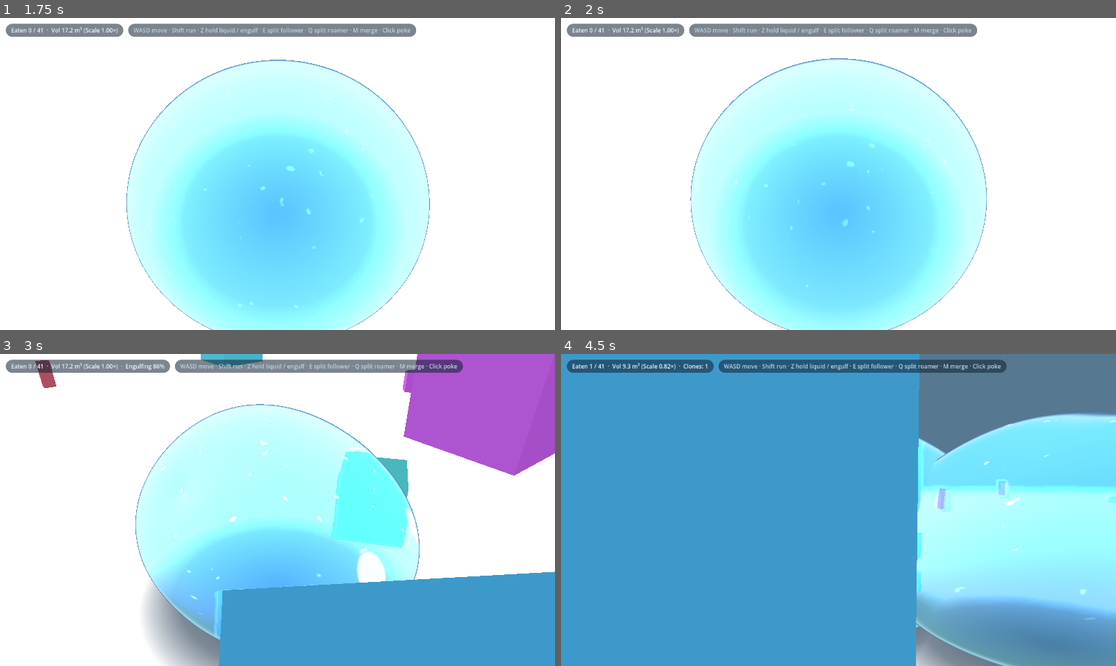
Above: before the commit, frames 1-4 (two rows, left to right).
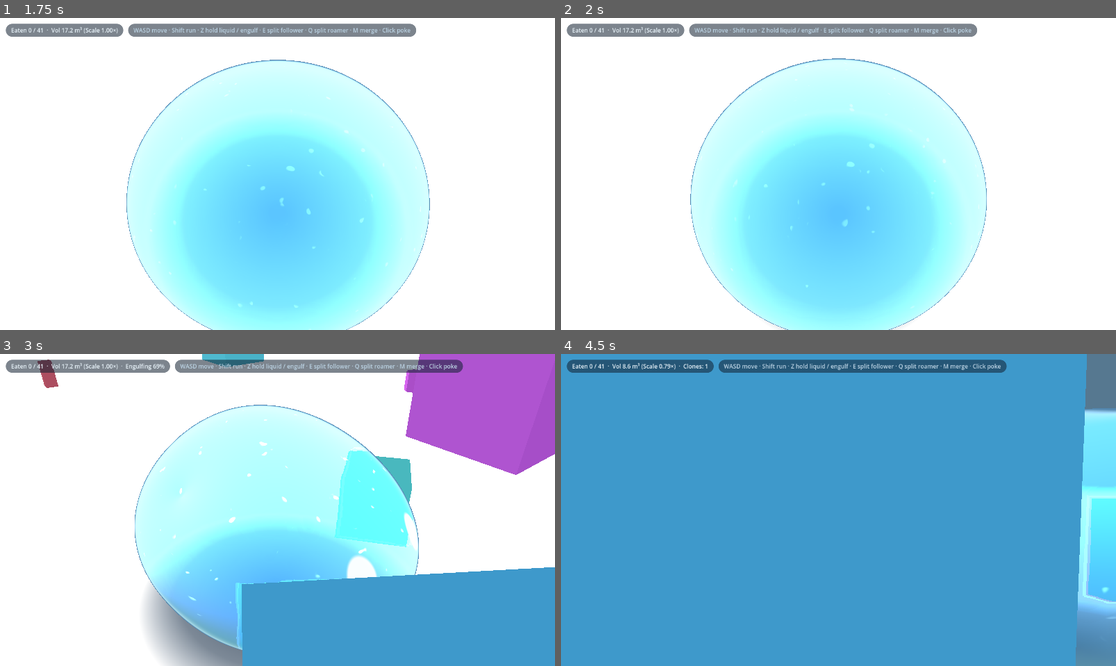
Above: after the commit, the same moments.

Repository: EN-rain/how-to-live-as-a-slime
Game: Godot game, scene res://scenes/main.tscn
Same seed, same stepped clock (60 frames per second), same inputs: the game is played once before the commit and once after it.
Inputs (mouse positions are in pixels of both pictures, inside the frame that each line leads up to):
- Up to frame 1 (1.75 s): tap Enter (ui_accept) at 0.5, 0.77, 1.07 s; move the mouse to (399, 158) at 0.52 s; hold D (move_right) 0.53-1.25 s; hold M (merge_clones) 0.53-1.25 s; click (399, 158) at 0.67 s; drag from (166, 189) to (249, 236) at 1.27 s
- Up to frame 2 (2 s): no input
- Up to frame 3 (3 s): move the mouse to (333, 441) at 2.02 s; hold D (move_right) 2.03-2.75 s; hold Shift (run) 2.03-2.75 s; drag from (249, 572) to (111, 463) at 2.77 s
- Up to frame 4 (4.5 s): move the mouse to (1005, 556) at 3.52 s; hold A (move_left) 3.53-4.25 s; hold E (split_follow) 3.53-4.25 s; tap Enter (ui_accept) at 3.77, 4.07 s; drag from (672, 463) to (755, 432) at 4.27 s

Frame 1 is identical in both runs. In frame 2, 0.1% of the frame differs, in the area x 23-77%, y 12-100%; in frame 3, 3.9%; in frame 4, 31%, in the area x 5-100%, y 0-100%.

Commit message:
Add heavy resistance, drag, recoil, and strain for near-slime-size objects

Diff:
--- a/scripts/hud.gd
+++ b/scripts/hud.gd
@@ -71,7 +71,14 @@
 			break
 
 	if active_engulf_p != null:
-		text += "  ·  Engulfing %d%%" % int(active_engulf_p.engulf_front * 100.0)
+		var s_vol: float = slime.get_volume()
+		var vr: float = active_engulf_p.real_volume / maxf(1e-4, s_vol)
+		if vr >= 0.75:
+			text += "  ·  Engulfing %d%% [Heavy Resistance]" % int(active_engulf_p.engulf_front * 100.0)
+		elif vr >= 0.45:
+			text += "  ·  Engulfing %d%% [Resisting]" % int(active_engulf_p.engulf_front * 100.0)
+		else:
+			text += "  ·  Engulfing %d%%" % int(active_engulf_p.engulf_front * 100.0)
 	elif slime.engulf_progress > 0.05:
 		text += "  ·  Z-Drape %d%%" % int(slime.engulf_progress * 100.0)
 	elif slime.liquid_amt > 0.5:
--- a/scripts/orbit_camera.gd
+++ b/scripts/orbit_camera.gd
@@ -75,10 +75,9 @@
 		_update_camera()
 	else:
 		target.y = lerpf(target.y, target_look_y, 0.1)
-	if follow.speed01 > follow_speed_threshold:
-		target.x = follow.position.x
-		target.z = follow.position.z
-		_update_camera()
+	target.x = follow.position.x
+	target.z = follow.position.z
+	_update_camera()
 
 
 func _update_camera() -> void:
--- a/scripts/props.gd
+++ b/scripts/props.gd
@@ -569,17 +569,28 @@
 	if best_w < INF:
 		var fit := clampf((best_w * 0.5 - 0.02 * S) / r_max, effective_min_squeeze, 1.0)
 		if fit < 1.0:
-			var to_gap_vec := spx - best_center
-			var dist_flow := absf(to_gap_vec.dot(best_flow_dir))
-			var dist_lat := absf(to_gap_vec.dot(best_dir))
-			# Squeeze begins on physical contact as the slime's front boundary reaches the opening
-			# (pillar depth half ~0.6m + slime radius ~2.15m = ~2.75m = ~1.32 * reach)
-			var touch_dist := reach * 1.35
-			if dist_flow < touch_dist and dist_lat < (best_w * 0.5 + reach):
-				var prox := clampf(1.0 - dist_flow / touch_dist, 0.0, 1.0)
-				prox = prox * prox * (3.0 - 2.0 * prox)
-				var lat_factor := clampf(1.0 - dist_lat / (best_w * 0.5 + reach * 0.8), 0.0, 1.0)
-				target = lerpf(1.0, fit, prox * lat_factor)
+			var to_gap_vec := best_center - spx
+			var dist_flow := to_gap_vec.x * best_flow_dir.x + to_gap_vec.y * best_flow_dir.y
+			var dist_lat := absf(to_gap_vec.x * best_dir.x + to_gap_vec.y * best_dir.y)
+
+			var corridor_half_len := 0.6 * S
+			var entrance_flow := dist_flow - corridor_half_len # distance from slime center to entrance
+			var exit_flow := dist_flow + corridor_half_len     # distance from slime center to exit
+
+			var max_lat := best_w * 0.5 + reach * 0.8
+			if dist_lat < max_lat:
+				if entrance_flow > 0.0 and entrance_flow < reach * 1.5:
+					# Slime front reaches entrance: squeeze smoothly from 1.0 down to fit
+					var t_enter := clampf((reach * 1.5 - entrance_flow) / (reach * 1.2), 0.0, 1.0)
+					t_enter = t_enter * t_enter * (3.0 - 2.0 * t_enter)
+					var lat_factor := clampf(1.0 - dist_lat / max_lat, 0.0, 1.0)
+					target = lerpf(1.0, fit, t_enter * lat_factor)
+				elif entrance_flow <= 0.0 and exit_flow > -reach * 1.2:
+					# Inside corridor: maintain fit squeeze until back exits
+					target = fit
+				elif exit_flow <= -reach * 1.2:
+					# Fully exited corridor: snap back to round
+					target = 1.0
 
 	# Fix 16: Once slime has fully passed through, release squeeze quickly using squeeze_in_rate
 	var rate: float
@@ -602,9 +613,11 @@
 		# Smooth funneling force: gently guide slime toward the gap centerline as it moves
 		var lateral_offset := (spx - best_center).dot(best_dir)
 		var to_gap := Vector3(best_center.x - sp.x, 0.0, best_center.y - sp.z)
-		var moving_toward := s.velocity.dot(to_gap) > 0.0 or to_gap.length() < reach * 1.5
-		if moving_toward and (spx - best_center).length() < reach * 2.2:
-			var align_factor := (1.0 - s.squeeze_k) * clampf(1.0 - absf(lateral_offset) / (reach * 1.6), 0.0, 1.0)
+		var moving_toward := s.velocity.dot(to_gap) > -0.5 or to_gap.length() < reach * 2.0
+		if moving_toward and (spx - best_center).length() < reach * 2.5:
+			var dist_to_gap := (spx - best_center).length()
+			var dist_factor := clampf(1.0 - dist_to_gap / (reach * 2.2), 0.0, 1.0)
+			var align_factor := clampf(1.0 - absf(lateral_offset) / (reach * 1.8), 0.0, 1.0) * maxf(0.35, dist_factor)
 			# Guide firmly along gap centerline
 			var funnel_push := -Vector3(best_dir.x, 0.0, best_dir.y) * lateral_offset * align_factor * 12.0 * dt
 			s.position += funnel_push
@@ -695,19 +708,38 @@
 		var nz0 := dz / d
 		var inward_speed := s.velocity.x * nx0 + s.velocity.z * nz0
 
-		# Advance engulf front when pushing inward; push back out if backing away
+		# Resistance factor: 0.0 for tiny items, ramping up steeply for objects near slime size
+		var size_resistance := clampf((vol_ratio - 0.20) / 0.80, 0.0, 1.0)
+
+		# 1. Viscous Speed Drag:
+		# Pushing into objects near slime size heavily resists forward movement down to a crawl
+		if inward_speed > 0.0:
+			var allowed_speed := lerpf(s.cur_max, s.cur_max * 0.15, pow(size_resistance, 1.4))
+			if inward_speed > allowed_speed:
+				var excess := inward_speed - allowed_speed
+				s.velocity.x -= nx0 * excess
+				s.velocity.z -= nz0 * excess
+				inward_speed = allowed_speed
+
+		# 2. Advance Engulf Front:
+		# Tiny props (< 20%): fast gulp (rate ~ 3.5 - 4.5)
+		# Medium props (50%): steady strain (rate ~ 1.0)
+		# Props near slime size (> 80%): heavy resistance, steep slowdown (rate ~ 0.06 - 0.2)
 		if inward_speed > 0.1:
-			# Advance rate scales down as prop size approaches slime size:
-			# < 10% ratio: nearly instant (rate ~ 5.0)
-			# 50% ratio: moderate strain (rate ~ 1.5)
-			# 90% ratio: heavy wall strain (rate ~ 0.35)
-			var advance_rate := 4.0 * pow(1.0 - vol_ratio, 1.6) + 0.25
+			var size_factor := pow(maxf(0.0, 1.0 - vol_ratio), 1.8)
+			var advance_rate := 3.8 * size_factor + 0.06 * (1.0 - size_resistance * 0.85)
 			p.engulf_front = minf(1.0, p.engulf_front + advance_rate * dt)
 		else:
-			# Push back: if player stops pushing, engulf front recedes
-			p.engulf_front = maxf(0.0, p.engulf_front - dt * 2.0)
-
-		# Physical positional constraint: slime body cannot penetrate deeper than allowed by current engulf_front!
+			# Elastic push back: if player lets go or stops pushing,
+			# an object near slime size pushes back forcefully!
+			var pushback_rate := 1.2 + 3.0 * size_resistance
+			p.engulf_front = maxf(0.0, p.engulf_front - dt * pushback_rate)
+			var recoil := 2.5 * size_resistance * (1.0 - p.engulf_front)
+			s.velocity.x -= nx0 * recoil * dt
+			s.velocity.z -= nz0 * recoil * dt
+
+		# 3. Physical Positional Constraint:
+		# Slime body cannot penetrate deeper than allowed by current engulf_front!
 		var max_allowed_pen := (sr_p + ro) * p.engulf_front
 		var current_pen := target
 		if current_pen > max_allowed_pen:
@@ -800,8 +832,17 @@
 			for c in contacts:
 				var pen := _calc_prop_penetration(s, c.prop, c.c_r)
 				if pen > 0.001:
-					s.position.x += c.normal.x * pen * 0.8
-					s.position.z += c.normal.z * pen * 0.8
+					var push := c.normal * pen * 0.75
+					if s.cur_gap_w < INF and s.sq_dir.length_squared() > 0.01:
+						# Never let single-wall lateral push overshoot past the gap centerline
+						var lat_axis := Vector3(s.sq_dir.x, 0.0, s.sq_dir.y)
+						var lat_push := push.dot(lat_axis)
+						var cur_offset := (Vector2(s.position.x, s.position.z) - s.cur_gap_center).dot(Vector2(lat_axis.x, lat_axis.z))
+						if (cur_offset > 0.0 and lat_push < 0.0) or (cur_offset < 0.0 and lat_push > 0.0):
+							var max_push := absf(cur_offset)
+							if absf(lat_push) > max_push:
+								push -= lat_axis * (lat_push - signf(lat_push) * max_push)
+					s.position += push
 
 	# Primary contact for splat & stick
 	var c0 := contacts[0]
@@ -965,7 +1006,14 @@
 		var unz := world_ez / dir_len
 
 		var r_gap := maxf(r * s.squeeze_k, 0.05 * S)
-		var r_flow := maxf(r * (1.0 + 0.5 * (1.0 - s.squeeze_k)), 0.05 * S)
+		# Only stretch along flow when aligned and within the gap corridor,
+		# never when approaching or hitting outside front faces!
+		var gap_corridor_factor := 1.0
+		if s.cur_gap_w < INF and sq_axis.length_squared() > 0.01:
+			var to_gap := Vector2(sp.x - s.cur_gap_center.x, sp.z - s.cur_gap_center.y)
+			var dist_flow := absf(to_gap.x * flow_axis.x + to_gap.y * flow_axis.z)
+			gap_corridor_factor = clampf(1.0 - maxf(0.0, dist_flow - he.z) / (0.8 * S), 0.0, 1.0)
+		var r_flow := maxf(r * (1.0 + 0.5 * (1.0 - s.squeeze_k) * gap_corridor_factor), 0.05 * S)
 		var effective_r := r
 		if sq_axis.length_squared() > 0.01:
 			var p_gap := absf(unx * sq_axis.x + unz * sq_axis.z)
@@ -1272,6 +1320,9 @@
 		eat_param[i] = Vector3(float(p.shape) + p.sides * 0.01, 1.0, p.mesh.rotation.y + p.phase)
 		box_half[i] = _box_half(p, S)
 		var a := minf(1.0, p.pd / p.p_thr)
+		var vr := clampf(p.real_volume / maxf(1e-4, s.get_volume()), 0.0, 1.0)
+		var strain_boost := 1.0 + 0.45 * clampf((vr - 0.25) / 0.75, 0.0, 1.0)
+		a = minf(1.0, a * strain_boost)
 		if a > pa:
 			pa = a
 			press_dir = Vector3(dx / d, 0, dz / d)
--- a/scripts/slime.gd
+++ b/scripts/slime.gd
@@ -429,7 +429,9 @@
 	speed01 = minf(speed / speed_for_full_crawl, 1.0)
 	if speed > 0.05:
 		_crawl_dir = Vector3(velocity.x, 0.0, velocity.z).normalized()
-	_crawl_phase += speed * dt * crawl_rate
+	# Heavy crawl struggle when straining against an edible object near slime size
+	var crawl_strain := 1.0 - clampf(press_amt * 0.55, 0.0, 0.6)
+	_crawl_phase += speed * dt * crawl_rate * crawl_strain
 
 	var lean_target := Vector3(velocity.x * lean_gain * (1.0 - calm), 0.0, velocity.z * lean_gain * (1.0 - calm)) - _lean
 	_lean_vel += lean_target * lean_stiffness * dt
@@ -454,7 +456,7 @@
 		_mat.set_shader_parameter("uMoveAmt", speed01 * (1.0 - 0.95 * calm))
 		_mat.set_shader_parameter("uCrawl", _crawl_phase)
 		_mat.set_shader_parameter("uLean", _lean)
-		_mat.set_shader_parameter("uRippleIntensity", ripple_base + ripple_per_speed * speed01 + liquid_amt * 0.15)
+		_mat.set_shader_parameter("uRippleIntensity", ripple_base + ripple_per_speed * speed01 + liquid_amt * 0.15 + press_amt * 0.28)
 		_mat.set_shader_parameter("uFacing", _facing_yaw)
 		_mat.set_shader_parameter("uBlink", blink)
 
Not shown, changed: full_source_code.pdf
